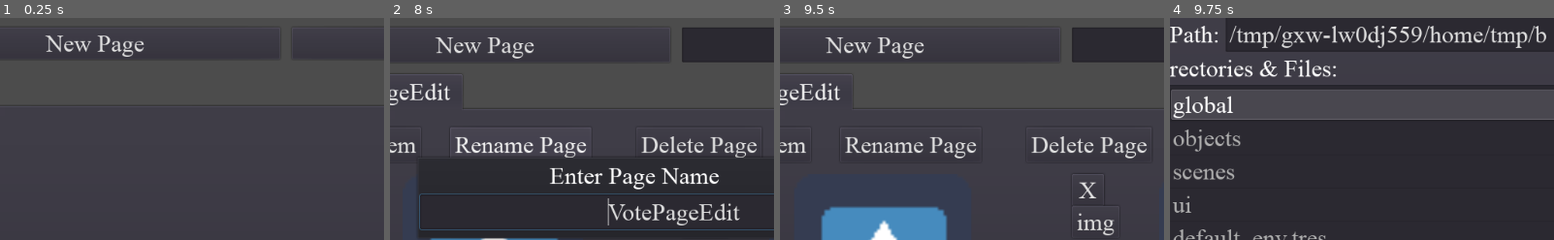
Above: before the commit, frames 1-4 (left to right).
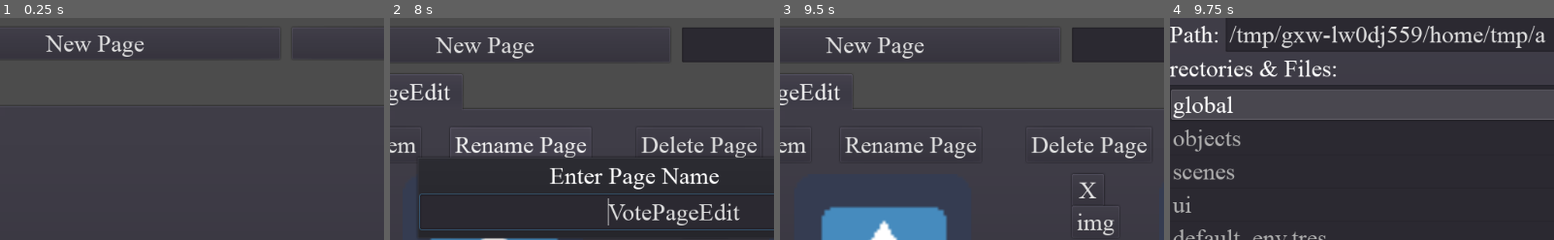
Above: after the commit, the same moments.

Repository: muckas/live-voter-client
Game: Godot game, scene res://scenes/VoteEditor.tscn
Same seed, same stepped clock (60 frames per second), same inputs: the game is played once before the commit and once after it. This scene is started directly instead of the project's main scene. The engine's default icon, where the game draws it, is replaced by a stand-in: a white triangle on a blue panel in a dark square.
Inputs (mouse positions are % of the whole screen's width and height, from its top left):
- Up to frame 1 (0.25 s): no input
- Up to frame 2 (8 s): click "New Page" at 0.5 s; click (50, 54) at 1.27 s; type "Alex" at 1.35 s; click "New Page" at 2 s; click "Vote Name" at 2.75 s; click (75, 15) at 3.52 s; type "Alex" at 3.6 s; click "New Page" at 4.25 s; click "Submit" at 5 s; click "New Item" at 5.75 s; click "New Item" at 6.5 s; click "Rename Page" at 7.25 s
- Up to frame 3 (9.5 s): click "Vote Item Name" at 8 s; click (26, 91) at 8.77 s; type "Alex" at 8.85 s
- Up to frame 4 (9.75 s): click "img" at 9.5 s
The pictures show only the part of the screen within x 13-63%, y 9-59%; the shares and areas given below are measured in that part.

Frames 1-3 are identical in both runs. In frame 4, 0.1% of the frame differs, in the area x 94-98%, y 3-12%.
Error before the commit: Invalid set index 'sdasvisible' (on base: 'Button') with value of type 'bool'. (res://scenes/VoteEditor.gd:83)
Error after the commit: Invalid set index 'sdasvisible' (on base: 'Button') with value of type 'bool'. (res://scenes/VoteEditor.gd:92)

Commit message:
Sending vote images to server

Diff:
--- a/global/autoload/Global.gd
+++ b/global/autoload/Global.gd
@@ -7,3 +7,34 @@
 var server_ok:bool = false
 
 var file_dialog_path:String
+
+
+func upload_image(img:Image, endpoint:String) -> bool:
+	var file_content:PoolByteArray = img.save_png_to_buffer()
+	var body = PoolByteArray()
+	body.append_array("\r\n--WebKitFormBoundaryePkpFF7tjBAqx29L\r\n".to_utf8())
+	body.append_array("Content-Disposition: form-data; name=\"fileupload\"; filename=\"icon.png\"\r\n".to_utf8())
+	body.append_array("Content-Type: image/png\r\n\r\n".to_utf8())
+	body.append_array(file_content)
+	body.append_array("\r\n--WebKitFormBoundaryePkpFF7tjBAqx29L--\r\n".to_utf8())
+	var headers = [
+		"Content-Type: multipart/form-data;boundary=\"WebKitFormBoundaryePkpFF7tjBAqx29L\""
+	]
+	var http = HTTPClient.new()
+	http.connect_to_host(server_url, server_port, false)
+	while http.get_status() == HTTPClient.STATUS_CONNECTING or http.get_status() == HTTPClient.STATUS_RESOLVING:
+		http.poll()
+		OS.delay_msec(500)
+	if http.get_status() != HTTPClient.STATUS_CONNECTED: # Could not connect
+		return false
+	var err = http.request_raw(HTTPClient.METHOD_POST, endpoint, headers, body)
+	if err != OK: # Make sure all is OK.
+		return false
+	while http.get_status() == HTTPClient.STATUS_REQUESTING:
+		# Keep polling for as long as the request is being processed.
+		http.poll()
+		if not OS.has_feature("web"):
+			OS.delay_msec(500)
+		else:
+			yield(Engine.get_main_loop(), "idle_frame")
+	return true
--- a/objects/VoteItemEdit.gd
+++ b/objects/VoteItemEdit.gd
@@ -22,6 +22,11 @@
 func set_item_name(name:String):
 	name_edit.text = name
 	_on_NameEdit_text_entered(name)
+
+func upload_image(vote_id:String, page_index:int, item_index:int) -> bool:
+	var img:Image = texture_rect.texture.get_data()
+	var endpoint:String = "/upload-image/" + vote_id + "/" + String(page_index) + "_" + String(item_index)
+	return Global.upload_image(img, endpoint)
 
 
 func _on_self_resized() -> void:
--- a/objects/VotePageEdit.gd
+++ b/objects/VotePageEdit.gd
@@ -35,6 +35,11 @@
 	grid.add_child(vote_item_instance)
 	vote_item_instance.set_item_name(name)
 
+func upload_images(vote_id:String, page_index:int) -> bool:
+	for item_index in range(grid.get_child_count()):
+		if grid.get_child(item_index).upload_image(vote_id, page_index, item_index) == false:
+			return false
+	return true
 
 func _on_self_resized() -> void:
 	vbox.rect_position = Vector2(16, 16)
--- a/scenes/VoteEditor.gd
+++ b/scenes/VoteEditor.gd
@@ -2,6 +2,8 @@
 
 export(PackedScene) var vote_page_scene:PackedScene
 
+onready var info_popup:Popup = $PopupInfo
+onready var info_label:Label = $PopupInfo/InfoLabel
 onready var error_popup:Popup = $PopupError
 onready var vbox:VBoxContainer = $VBoxContainer
 onready var exit_popup:Popup = $PopupExit
@@ -29,6 +31,13 @@
 	for index in range(tab_container.get_child_count()):
 		vote_data["vote_pages"][index] = tab_container.get_child(index).return_vote_page()
 	return vote_data
+
+func _upload_vote_images(vote_id:String) -> bool:
+	for page_index in range(tab_container.get_child_count()):
+		if tab_container.get_child(page_index).upload_images(vote_id, page_index) == false:
+			return false
+	return true
+
 
 func _create_vote_from_data(vote_data:Dictionary) -> void:
 	vote_name_edit.text = vote_data["vote_name"]
@@ -88,6 +97,8 @@
 	save_confirm_popup.popup_centered()
 
 func _on_PopupSave_confirmed() -> void:
+	info_label.text = "Uploading vote data"
+	info_popup.popup_centered()
 	var query:String = JSON.print(_return_vote_data())
 	var headers:PoolStringArray = ["Content-Type: application/json"]
 	var endpoint:String = "/new-vote"
@@ -102,7 +113,14 @@
 	if json.result:
 		var response:Dictionary = json.result
 		if response["error"] == "OK":
-			new_vote_id.text = response["message"]
+			var vote_id:String = response["message"]
+			new_vote_id.text = vote_id
+			if _upload_vote_images(vote_id) == false:
+				info_popup.visible = false
+				error_popup.dialog_text = "Image upload failed"
+				error_popup.popup_centered()
+				return
+			info_popup.visible = false
 			new_vote_popup.popup_centered()
 		else:
 			error_popup.dialog_text = "Server not responding"
--- a/scenes/VoteEditor.tscn
+++ b/scenes/VoteEditor.tscn
@@ -219,6 +219,25 @@
 margin_bottom = 353.0
 window_title = "Error!"
 dialog_text = "Server Error"
+
+[node name="PopupInfo" type="PopupPanel" parent="."]
+margin_left = 249.0
+margin_top = 178.0
+margin_right = 774.0
+margin_bottom = 363.0
+popup_exclusive = true
+__meta__ = {
+"_edit_group_": true
+}
+
+[node name="InfoLabel" type="Label" parent="PopupInfo"]
+margin_left = 4.0
+margin_top = 4.0
+margin_right = 521.0
+margin_bottom = 181.0
+text = "Info"
+align = 1
+valign = 1
 
 [connection signal="pressed" from="VBoxContainer/HBoxSaveLoad/BtExit" to="." method="_on_BtExit_pressed"]
 [connection signal="pressed" from="VBoxContainer/HBoxSaveLoad/BtLoadVote" to="." method="_on_BtLoadVote_pressed"]
